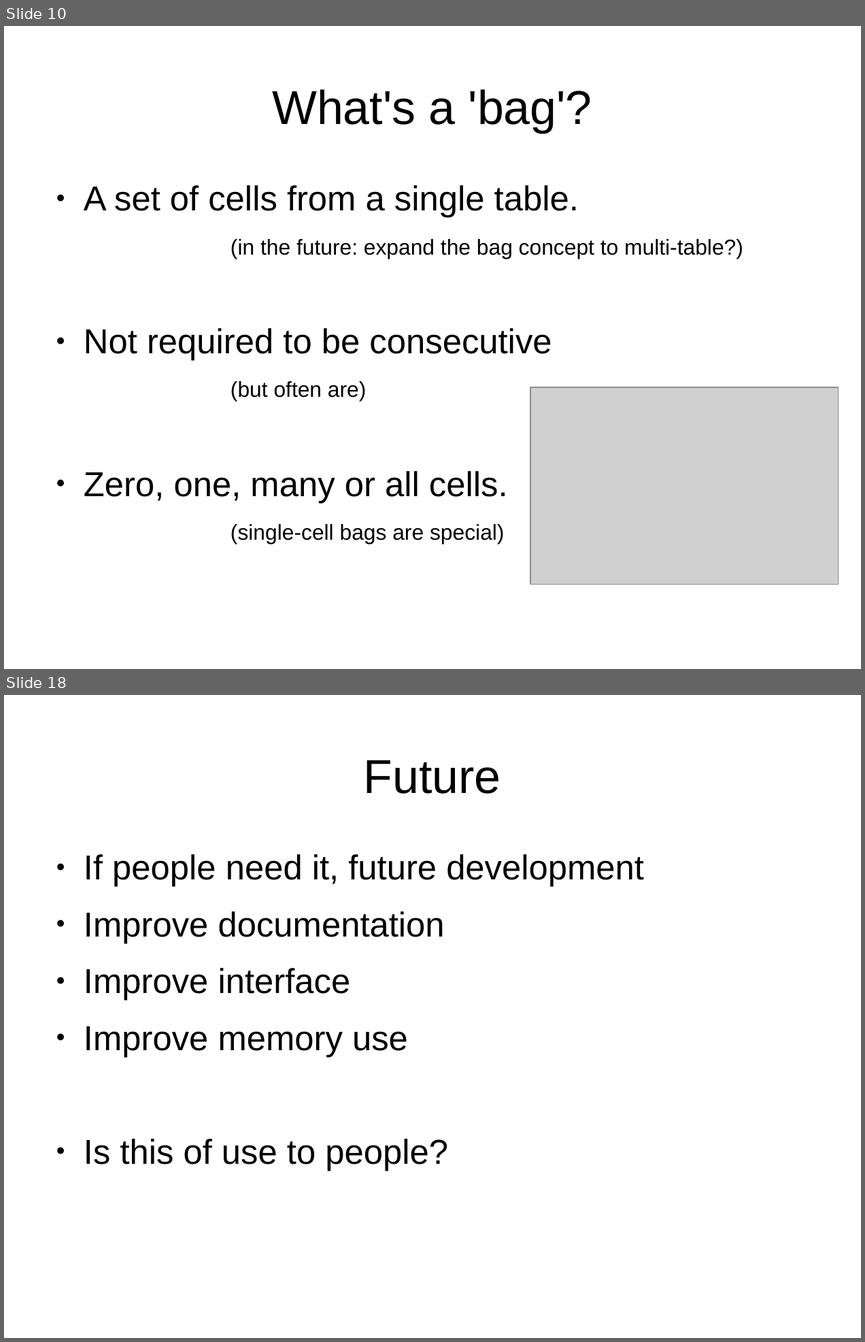
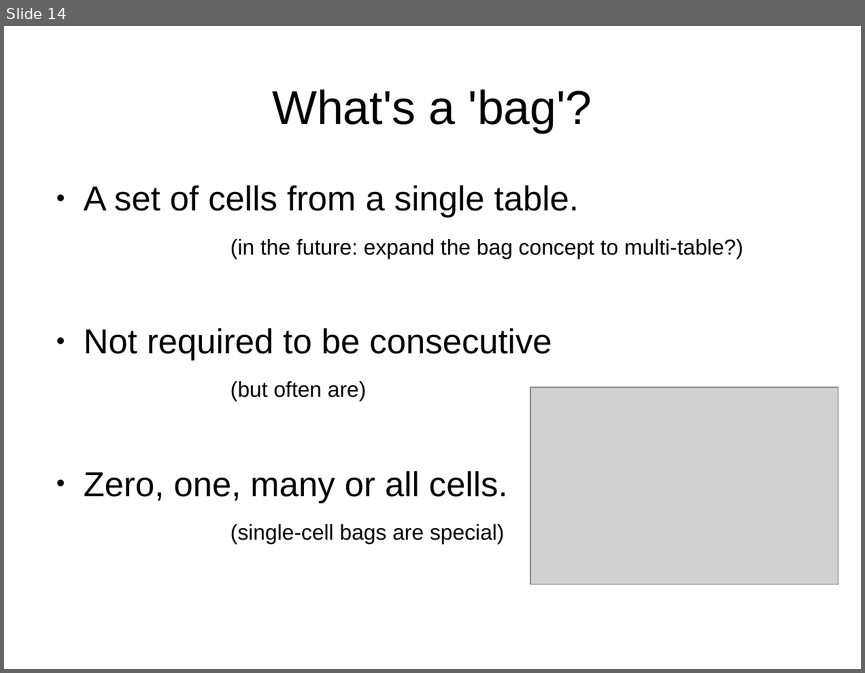
Before and after one commit to sensiblecodeio/xypath, a slide deck: presentation.odp. Shown one above the other, each under a label of ours: slides 10 and 18 before the commit, slide 14 after it; the slides between them are not shown. The pictures are 865x1342 and 865x673 pixels, drawn with LibreOffice and Linux fonts; fonts in the diff are those of the drawing; grey boxes stand for pictures. Boxes give left, top, right and bottom in pixels: in the first picture for what was removed or moved away, otherwise in the second. Text is boxed around its words. In the diff, an @@ line names an element or a change of style, - is before the commit and + after.

```diff
--- a/presentation.odp
+++ b/presentation.odp
@@ slide 18 removed at bbox=[4, 695, 861, 1338], background #FFFFFF @@
@@ title removed at bbox=[364, 760, 501, 794] @@
-Future
@@ text removed at bbox=[84, 854, 644, 1170] @@
-● If people need it, future development
-● Improve documentation
-● Improve interface
-● Improve memory use
-● Is this of use to people?
@@ what was slide 10 is now slide 14 @@
```
Also in this commit, not shown: 11 slides changed, 7 slides added, 1 other slide removed.
